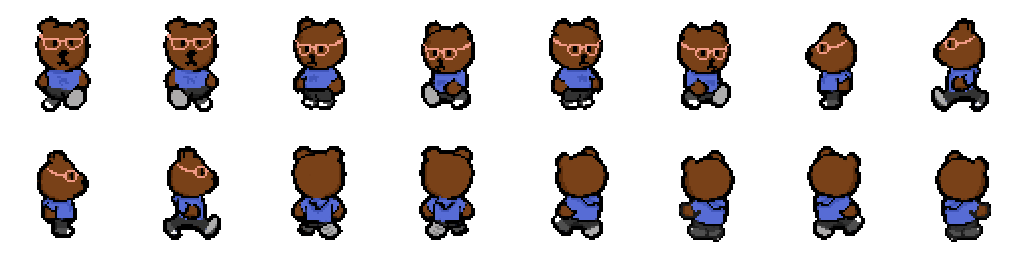
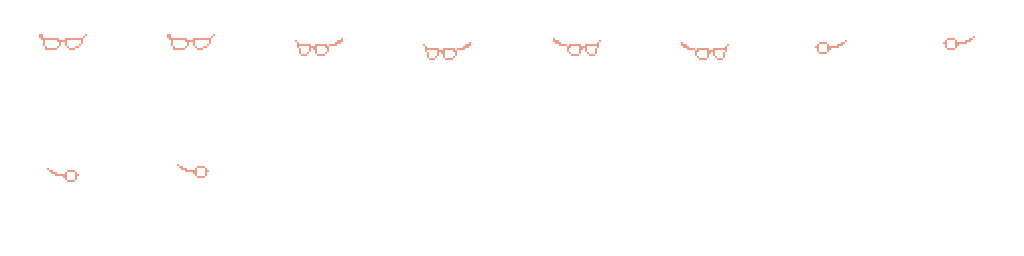
Two versions of the same layered image (1024 × 256). Layer-by-layer changes:
hid "Layer 1" over [35, 16, 991, 242]
hid "Layer 3" over [35, 16, 991, 242]
